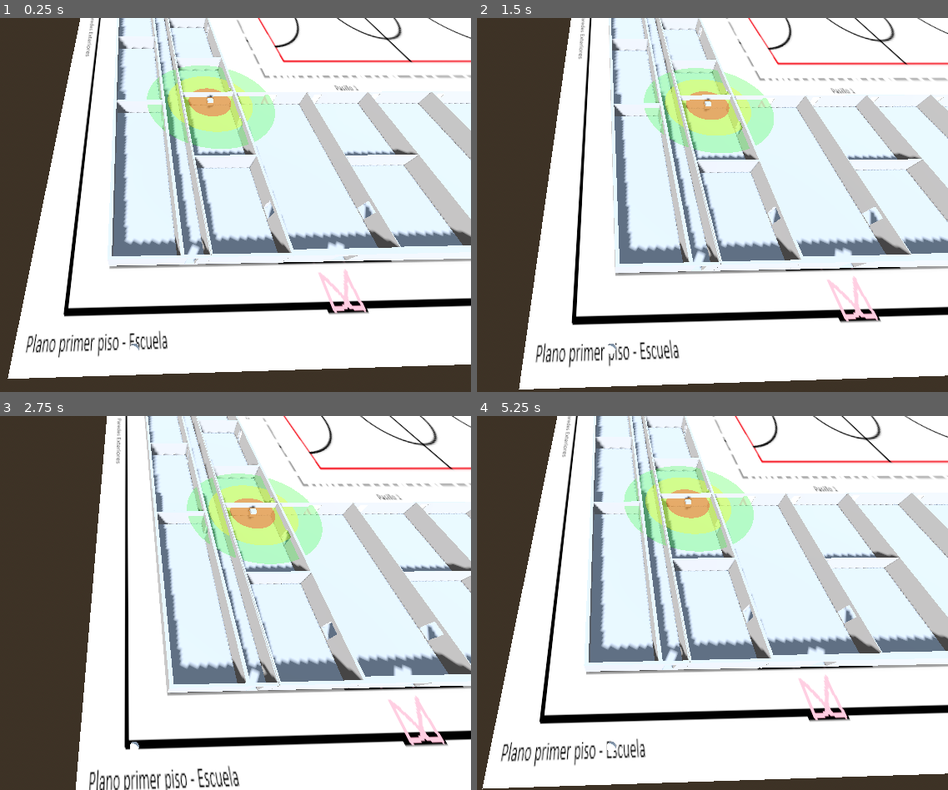
Above: before the commit, frames 1-4 (two rows, left to right).
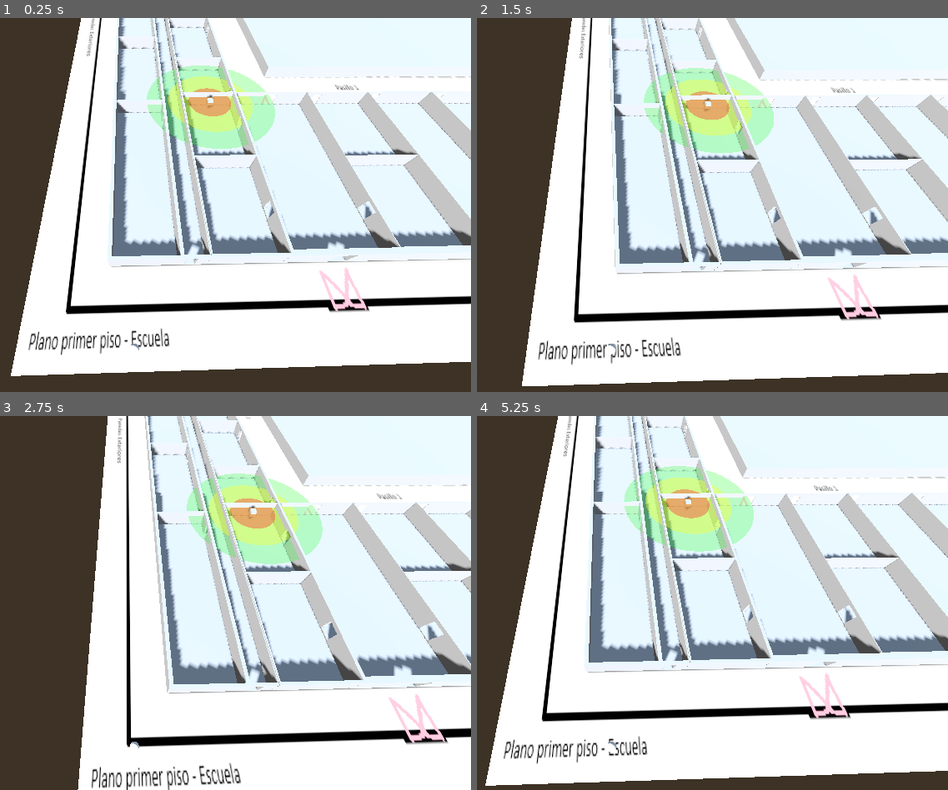
Above: after the commit, the same moments.

Repository: Ilycas/simulacion-y-modelo-proyecto
Game: Godot game, scene res://escuela.tscn
Two runs of this game, one before a commit and one after it. Both use one fixed random seed, a clock stepped at 60 frames per second and the inputs below.
Inputs:
- Up to frame 1 (0.25 s): no input
- Up to frame 2 (1.5 s): tap Enter at 0.5 s; hold D 0.53-1.28 s; tap Space at 0.77 s; hold S from 1.28 s (still down)
- Up to frame 3 (2.75 s): tap Space at 1.52 s; release S at 2.03 s; hold D from 2.03 s (still down)
- Up to frame 4 (5.25 s): release D at 2.78 s; hold W 2.78-3.53 s; tap Space at 3.02, 3.77, 4.52 s; hold A 3.53-5.03 s; hold S from 5.03 s (still down)

The runs differ from the first frame. In frame 1, 6.2% of the frame differs, in the area x 1-100%, y 0-97%; in frame 2, 6.2%; in frame 3, 5.9%; in frame 4, 6.5%, in the area x 1-100%, y 0-100%.

Commit message:
Escenas de Bloques de Baños, Patio y Cancha

Diff:
--- /dev/null
+++ b/baños_adolescentes.tscn
@@ -0,0 +1,27 @@
+[gd_scene format=3 uid="uid://b110raehnfrfs"]
+
+[node name="Baños_Adolescentes" type="CSGCombiner3D" unique_id=242204458]
+
+[node name="Base_Baño_Adolescentes" type="CSGBox3D" parent="." unique_id=1504780181]
+transform = Transform3D(1, 0, 0, 0, 1, 0, 0, 0, 1, 35.59253, 0.18821406, 41.124664)
+size = Vector3(9.790098, 2.6150265, 10.786316)
+
+[node name="Resta_Baño_Adolescente" type="CSGBox3D" parent="Base_Baño_Adolescentes" unique_id=520390372]
+transform = Transform3D(1, 0, 0, 0, 1, 0, 0, 0, 1, -2.3810043, 0.2729358, -0.028316498)
+operation = 2
+size = Vector3(4.2620115, 2.104, 10.244153)
+
+[node name="Puerta_Baño_Adolescente" type="CSGBox3D" parent="Base_Baño_Adolescentes" unique_id=1878975258]
+transform = Transform3D(1, 0, 0, 0, 1, 0, 0, 0, 1, -2.4832058, 0.183985, -5.467865)
+operation = 2
+size = Vector3(1, 1.8305054, 1)
+
+[node name="Resta_Baño_Adolescente2" type="CSGBox3D" parent="Base_Baño_Adolescentes" unique_id=1972688624]
+transform = Transform3D(1, 0, 0, 0, 1, 0, 0, 0, 1, 2.4026184, 0.2729358, -0.028316498)
+operation = 2
+size = Vector3(4.2620115, 2.104, 10.244153)
+
+[node name="Puerta_Baño_Adolescente2" type="CSGBox3D" parent="Base_Baño_Adolescentes" unique_id=1740501427]
+transform = Transform3D(1, 0, 0, 0, 1, 0, 0, 0, 1, 2.4250355, 0.183985, -5.467865)
+operation = 2
+size = Vector3(1, 1.8305054, 1)
--- /dev/null
+++ b/bloque_banos_patio.tscn
@@ -0,0 +1,27 @@
+[gd_scene format=3 uid="uid://c6vm45srdiuqd"]
+
+[node name="Baños_Niño_Niña" type="CSGCombiner3D" unique_id=1743570536]
+
+[node name="Base_Baño" type="CSGBox3D" parent="." unique_id=1296478100]
+transform = Transform3D(1, 0, 0, 0, 1, 0, 0, 0, 1, -36.49021, 0.6033977, -15.248456)
+size = Vector3(11.131758, 2.5958476, 9.76486)
+
+[node name="Resta_Baño" type="CSGBox3D" parent="." unique_id=1136542667]
+transform = Transform3D(1, 0, 0, 0, 1, 0, 0, 0, 1, -36.42547, 0.8414678, -13.044569)
+operation = 2
+size = Vector3(10.234, 2.2745342, 4.349365)
+
+[node name="Resta_Baño2" type="CSGBox3D" parent="." unique_id=826302942]
+transform = Transform3D(1, 0, 0, 0, 1, 0, 0, 0, 1, -36.42547, 0.8414678, -17.686779)
+operation = 2
+size = Vector3(10.234, 2.2745342, 4.349365)
+
+[node name="Puerta_Baño_Niña" type="CSGBox3D" parent="." unique_id=66203085]
+transform = Transform3D(1, 0, 0, 0, 1, 0, 0, 0, 1, -31.229002, 0.43884784, -13.036)
+operation = 2
+size = Vector3(1, 2, 0.9)
+
+[node name="Puertas_Baño_Niño" type="CSGBox3D" parent="." unique_id=1121974236]
+transform = Transform3D(1, 0, 0, 0, 1, 0, 0, 0, 1, -31.229002, 0.588232, -17.556425)
+operation = 2
+size = Vector3(1, 2, 0.9)
--- /dev/null
+++ b/bloque_patio.tscn
@@ -0,0 +1,16 @@
+[gd_scene format=3 uid="uid://ue6f1tepnr4d"]
+
+[node name="Bloque_Patio" type="CSGCombiner3D" unique_id=456839349]
+
+[node name="Pared_Patio" type="CSGBox3D" parent="." unique_id=1237847820]
+transform = Transform3D(1, 0, 0, 0, 1, 0, 0, 0, 1, -3.4464188, -0.31009078, -1.7742805)
+size = Vector3(81.05296, 2.5595703, 65.364655)
+
+[node name="Resta_Pared_Patio" type="CSGBox3D" parent="Pared_Patio" unique_id=702256518]
+transform = Transform3D(1, 0, 0, 0, 1, 0, 0, 0, 1, -0.3344593, 0.4782803, 0.20217896)
+operation = 2
+size = Vector3(79.54764, 2.5622864, 64.04242)
+
+[node name="Suelo_Pisto_Cancha" type="CSGBox3D" parent="." unique_id=261663753]
+transform = Transform3D(1, 0, 0, 0, 1, 0, 0, 0, 1, -3.7649689, -0.2724682, -1.3517361)
+size = Vector3(79.685, 0.2, 64.28819)
--- a/escuela.tscn
+++ b/escuela.tscn
@@ -5,6 +5,9 @@
 [ext_resource type="PackedScene" uid="uid://c6tihpamj7gw2" path="res://Bloque_sur.tscn" id="3_jdjiw"]
 [ext_resource type="PackedScene" uid="uid://2w0tdp533ecb" path="res://bloque_oeste.tscn" id="4_oxlh1"]
 [ext_resource type="PackedScene" uid="uid://bylsoyawfw17x" path="res://bloque_central.tscn" id="5_mt2cc"]
+[ext_resource type="PackedScene" uid="uid://c6vm45srdiuqd" path="res://bloque_banos_patio.tscn" id="6_dgm2e"]
+[ext_resource type="PackedScene" uid="uid://b110raehnfrfs" path="res://baños_adolescentes.tscn" id="7_nq0on"]
+[ext_resource type="PackedScene" uid="uid://ue6f1tepnr4d" path="res://bloque_patio.tscn" id="8_lmequ"]
 
 [sub_resource type="ProceduralSkyMaterial" id="ProceduralSkyMaterial_mt2cc"]
 sky_horizon_color = Color(0.66224277, 0.6717428, 0.6867428, 1)
@@ -93,7 +96,7 @@
 mesh = SubResource("SphereMesh_awtwk")
 
 [node name="Sprite3D" type="Sprite3D" parent="." unique_id=891488879]
-transform = Transform3D(-0.49274227, 6.5681137e-15, -7.8032976e-08, 3.5011444e-15, 1, -7.803299e-08, 4.307689e-08, -8.742278e-08, -0.8925933, -0.11734772, -0.6015835, -0.047368485)
+transform = Transform3D(-0.49274227, 6.5681137e-15, -7.8032976e-08, 3.5011444e-15, 1, -7.803299e-08, 4.307689e-08, -8.742278e-08, -0.8925933, -0.34938622, -0.6360779, 0.19277006)
 offset = Vector2(0, -0.1)
 pixel_size = 0.201
 axis = 1
@@ -107,3 +110,12 @@
 
 [node name="Bloque_Central" parent="." unique_id=1241290368 instance=ExtResource("5_mt2cc")]
 transform = Transform3D(1, 0, 0, 0, 1, 0, 0, 0, 1, 36.00224, 0, 0)
+
+[node name="Baños_Niño_Niña" parent="." unique_id=1743570536 instance=ExtResource("6_dgm2e")]
+transform = Transform3D(1, 0, 0, 0, 1, 0, 0, 0, 1, -9.207361, 0, 0)
+
+[node name="Baños_Adolescentes" parent="." unique_id=242204458 instance=ExtResource("7_nq0on")]
+transform = Transform3D(1, 0, 0, 0, 1, 0, 0, 0, 1, -9.207361, 0, 0)
+
+[node name="Bloque_Patio" parent="." unique_id=456839349 instance=ExtResource("8_lmequ")]
+transform = Transform3D(1, 0, 0, 0, 1, 0, 0, 0, 1, -15.2997, 0.50118065, 23.710278)
